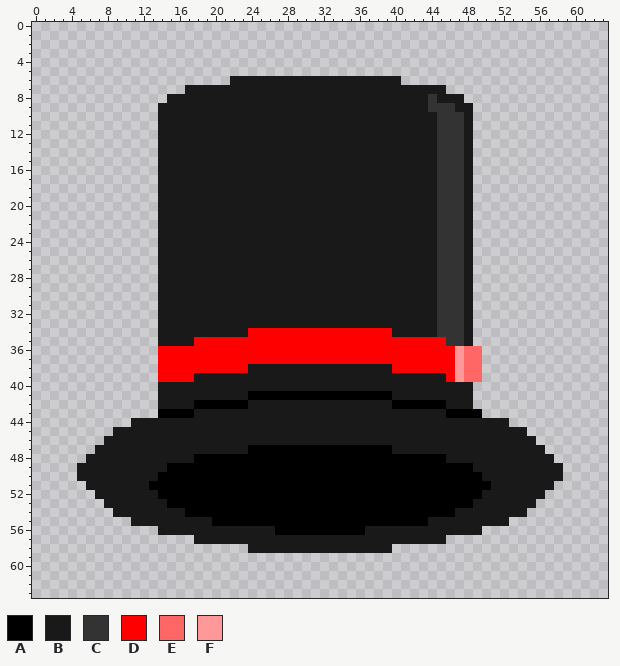
Edited in one commit: pixel-art sprite (graphics/favicon.png). That is the earlier state.
The file is 64x64 pixels.
Palette (. is transparent): A #000000  B #191919  C #333333  D #ff0000  E #ff6666  F #ff9999
Pixels before (only the part around the change), first column x 0:
 0 ................................................................
 1 ................................................................
 2 ................................................................
 3 ................................................................
 4 ................................................................
 5 ................................................................
 6 ......................BBBBBBBBBBBBBBBBBBB.......................
 7 .................BBBBBBBBBBBBBBBBBBBBBBBBBBBBB..................
 8 ...............BBBBBBBBBBBBBBBBBBBBBBBBBBBBBCBBB................
 9 ..............BBBBBBBBBBBBBBBBBBBBBBBBBBBBBBCCCBB...............
10 ..............BBBBBBBBBBBBBBBBBBBBBBBBBBBBBBBCCCB...............
11 ..............BBBBBBBBBBBBBBBBBBBBBBBBBBBBBBBCCCB...............
12 ..............BBBBBBBBBBBBBBBBBBBBBBBBBBBBBBBCCCB...............
13 ..............BBBBBBBBBBBBBBBBBBBBBBBBBBBBBBBCCCB...............
14 ..............BBBBBBBBBBBBBBBBBBBBBBBBBBBBBBBCCCB...............
15 ..............BBBBBBBBBBBBBBBBBBBBBBBBBBBBBBBCCCB...............
16 ..............BBBBBBBBBBBBBBBBBBBBBBBBBBBBBBBCCCB...............
17 ..............BBBBBBBBBBBBBBBBBBBBBBBBBBBBBBBCCCB...............
18 ..............BBBBBBBBBBBBBBBBBBBBBBBBBBBBBBBCCCB...............
19 ..............BBBBBBBBBBBBBBBBBBBBBBBBBBBBBBBCCCB...............
20 ..............BBBBBBBBBBBBBBBBBBBBBBBBBBBBBBBCCCB...............
21 ..............BBBBBBBBBBBBBBBBBBBBBBBBBBBBBBBCCCB...............
22 ..............BBBBBBBBBBBBBBBBBBBBBBBBBBBBBBBCCCB...............
23 ..............BBBBBBBBBBBBBBBBBBBBBBBBBBBBBBBCCCB...............
24 ..............BBBBBBBBBBBBBBBBBBBBBBBBBBBBBBBCCCB...............
25 ..............BBBBBBBBBBBBBBBBBBBBBBBBBBBBBBBCCCB...............
26 ..............BBBBBBBBBBBBBBBBBBBBBBBBBBBBBBBCCCB...............
27 ..............BBBBBBBBBBBBBBBBBBBBBBBBBBBBBBBCCCB...............
28 ..............BBBBBBBBBBBBBBBBBBBBBBBBBBBBBBBCCCB...............
29 ..............BBBBBBBBBBBBBBBBBBBBBBBBBBBBBBBCCCB...............
30 ..............BBBBBBBBBBBBBBBBBBBBBBBBBBBBBBBCCCB...............
31 ..............BBBBBBBBBBBBBBBBBBBBBBBBBBBBBBBCCCB...............
32 ..............BBBBBBBBBBBBBBBBBBBBBBBBBBBBBBBCCCB...............
33 ..............BBBBBBBBBBBBBBBBBBBBBBBBBBBBBBBCCCB...............
34 ..............BBBBBBBBBBDDDDDDDDDDDDDDDDBBBBBCCCB...............
35 ..............BBBBDDDDDDDDDDDDDDDDDDDDDDDDDDDDCCB...............
36 ..............DDDDDDDDDDDDDDDDDDDDDDDDDDDDDDDDDFEE..............
37 ..............DDDDDDDDDDDDDDDDDDDDDDDDDDDDDDDDDFEE..............
38 ..............DDDDDDDDDDBBBBBBBBBBBBBBBBDDDDDDDFEE..............
39 ..............DDDDBBBBBBBBBBBBBBBBBBBBBBBBBBBBDFEE..............
40 ..............BBBBBBBBBBBBBBBBBBBBBBBBBBBBBBBBBBB...............
41 ..............BBBBBBBBBBAAAAAAAAAAAAAAAABBBBBBBBB...............
42 ..............BBBBAAAAAABBBBBBBBBBBBBBBBAAAAAABBB...............
43 ..............AAAABBBBBBBBBBBBBBBBBBBBBBBBBBBBAAAA..............
44 ...........BBBBBBBBBBBBBBBBBBBBBBBBBBBBBBBBBBBBBBBBBB...........
45 .........BBBBBBBBBBBBBBBBBBBBBBBBBBBBBBBBBBBBBBBBBBBBBB.........
46 ........BBBBBBBBBBBBBBBBBBBBBBBBBBBBBBBBBBBBBBBBBBBBBBBB........
47 .......BBBBBBBBBBBBBBBBBAAAAAAAAAAAAAAAABBBBBBBBBBBBBBBBB.......
48 ......BBBBBBBBBBBBAAAAAAAAAAAAAAAAAAAAAAAAAAAABBBBBBBBBBBB......
49 .....BBBBBBBBBBAAAAAAAAAAAAAAAAAAAAAAAAAAAAAAAAAABBBBBBBBBB.....
50 .....BBBBBBBBBAAAAAAAAAAAAAAAAAAAAAAAAAAAAAAAAAAAABBBBBBBBB.....
51 ......BBBBBBBAAAAAAAAAAAAAAAAAAAAAAAAAAAAAAAAAAAAAABBBBBBB......
52 .......BBBBBBBAAAAAAAAAAAAAAAAAAAAAAAAAAAAAAAAAAAABBBBBBB.......
53 ........BBBBBBBAAAAAAAAAAAAAAAAAAAAAAAAAAAAAAAAAABBBBBBB........
54 .........BBBBBBBBAAAAAAAAAAAAAAAAAAAAAAAAAAAAAABBBBBBBB.........
55 ...........BBBBBBBBBAAAAAAAAAAAAAAAAAAAAAAAABBBBBBBBB...........
56 ..............BBBBBBBBBBBBBAAAAAAAAAABBBBBBBBBBBBB..............
57 ..................BBBBBBBBBBBBBBBBBBBBBBBBBBBB..................
58 ........................BBBBBBBBBBBBBBBB........................
59 ................................................................
60 ................................................................
61 ................................................................
62 ................................................................
63 ................................................................
The result:
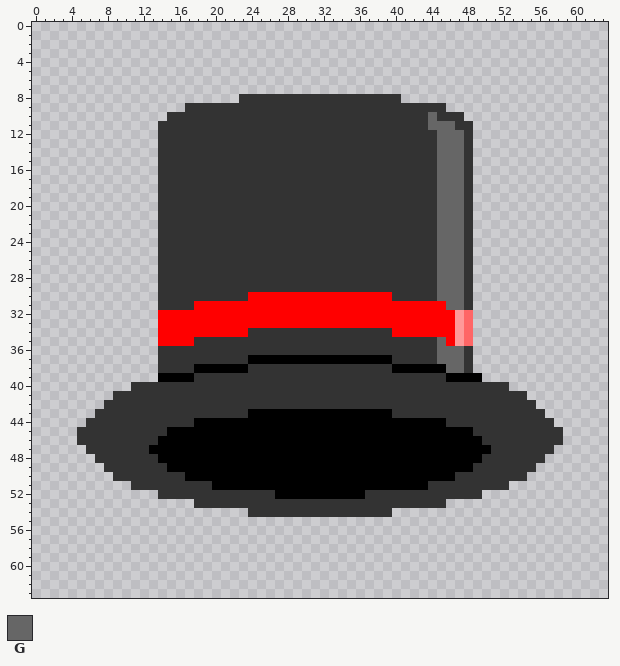
Colours new in this view: G #666666
Changes in this commit:
Changed rows in their new state; - is an unchanged pixel.
first column x 5:
 6 -----------------...................------------------
 7 ------------.............................-------------
 8 ----------........CCCCCCCCCCCCCCCCCC.......-----------
 9 ---------...CCCCCCCCCCCCCCCCCCCCCCCCCCC--...----------
10 ---------.CCCCCCCCCCCCCCCCCCCCCCCCCCCCCG---.----------
11 ---------CCCCCCCCCCCCCCCCCCCCCCCCCCCCCCGGG-C----------
12 ---------CCCCCCCCCCCCCCCCCCCCCCCCCCCCCCCGGGC----------
13 ---------CCCCCCCCCCCCCCCCCCCCCCCCCCCCCCCGGGC----------
14 ---------CCCCCCCCCCCCCCCCCCCCCCCCCCCCCCCGGGC----------
15 ---------CCCCCCCCCCCCCCCCCCCCCCCCCCCCCCCGGGC----------
16 ---------CCCCCCCCCCCCCCCCCCCCCCCCCCCCCCCGGGC----------
17 ---------CCCCCCCCCCCCCCCCCCCCCCCCCCCCCCCGGGC----------
18 ---------CCCCCCCCCCCCCCCCCCCCCCCCCCCCCCCGGGC----------
19 ---------CCCCCCCCCCCCCCCCCCCCCCCCCCCCCCCGGGC----------
20 ---------CCCCCCCCCCCCCCCCCCCCCCCCCCCCCCCGGGC----------
21 ---------CCCCCCCCCCCCCCCCCCCCCCCCCCCCCCCGGGC----------
22 ---------CCCCCCCCCCCCCCCCCCCCCCCCCCCCCCCGGGC----------
23 ---------CCCCCCCCCCCCCCCCCCCCCCCCCCCCCCCGGGC----------
24 ---------CCCCCCCCCCCCCCCCCCCCCCCCCCCCCCCGGGC----------
25 ---------CCCCCCCCCCCCCCCCCCCCCCCCCCCCCCCGGGC----------
26 ---------CCCCCCCCCCCCCCCCCCCCCCCCCCCCCCCGGGC----------
27 ---------CCCCCCCCCCCCCCCCCCCCCCCCCCCCCCCGGGC----------
28 ---------CCCCCCCCCCCCCCCCCCCCCCCCCCCCCCCGGGC----------
29 ---------CCCCCCCCCCCCCCCCCCCCCCCCCCCCCCCGGGC----------
30 ---------CCCCCCCCCCDDDDDDDDDDDDDDDDCCCCCGGGC----------
31 ---------CCCCDDDDDDDDDDDDDDDDDDDDDDDDDDDDGGC----------
32 ---------DDDDDDDDDDDDDDDDDDDDDDDDDDDDDDDDDFE----------
33 ---------DDDDDDDDDDDDDDDDDDDDDDDDDDDDDDDDDFE----------
34 ---------DDDDDDDDDDCCCCCCCCCCCCCCCCDDDDDDDFE----------
35 ---------DDDDCCCCCCCCCCCCCCCCCCCCCCCCCCCGDFE----------
36 ---------CCCCCCCCCCCCCCCCCCCCCCCCCCCCCCCGGGC.---------
37 ---------CCCCCCCCCCAAAAAAAAAAAAAAAACCCCCGGGC.---------
38 ---------CCCCAAAAAACCCCCCCCCCCCCCCCAAAAAAGGC.---------
39 ---------AAAACCCCCCCCCCCCCCCCCCCCCCCCCCCCAAAA---------
40 ------CCCCCCCCCCCCCCCCCCCCCCCCCCCCCCCCCCCCCCCCCC------
41 ----CCCCCCCCCCCCCCCCCCCCCCCCCCCCCCCCCCCCCCCCCCCCCC----
42 ---CCCCCCCCCCCCCCCCCCCCCCCCCCCCCCCCCCCCCCCCCCCCCCCC---
43 --CCCCCCCCCCCCCCCCCAAAAAAAAAAAAAAAACCCCCCCCCCCCCCCCC--
44 -CCCCCCCCCCCCAAAAAAAAAAAAAAAAAAAAAAAAAAAACCCCCCCCCCCC-
45 CCCCCCCCCCAAAAAAAAAAAAAAAAAAAAAAAAAAAAAAAAAACCCCCCCCCC
46 CCCCCCCCCAAAAAAAAAAAAAAAAAAAAAAAAAAAAAAAAAAAACCCCCCCCC
47 -CCCCCCCAAAAAAAAAAA----------------AAAAAAAAAAACCCCCCC-
48 -.CCCCCCCAAAA----------------------------AAAACCCCCCC.-
49 ...CCCCCCC----------------------------------CCCCCCC...
50 ....CCCCCCCC------------------------------CCCCCCCC....
51 -.....CCCCCCCCC------------------------CCCCCCCCC.....-
52 --.......CCCCCCCCCCCCC----------CCCCCCCCCCCCC.......--
53 ---..........CCCCCCCCCCCCCCCCCCCCCCCCCCCC..........---
54 ----...............CCCCCCCCCCCCCCCC...............----
55 ------..........................................------
56 ---------....................................---------
57 -------------............................-------------
58 -------------------................-------------------
Where, in picture pixels (left, top, right, bottom), the same in both pictures:
changed: (77, 76, 563, 553)
